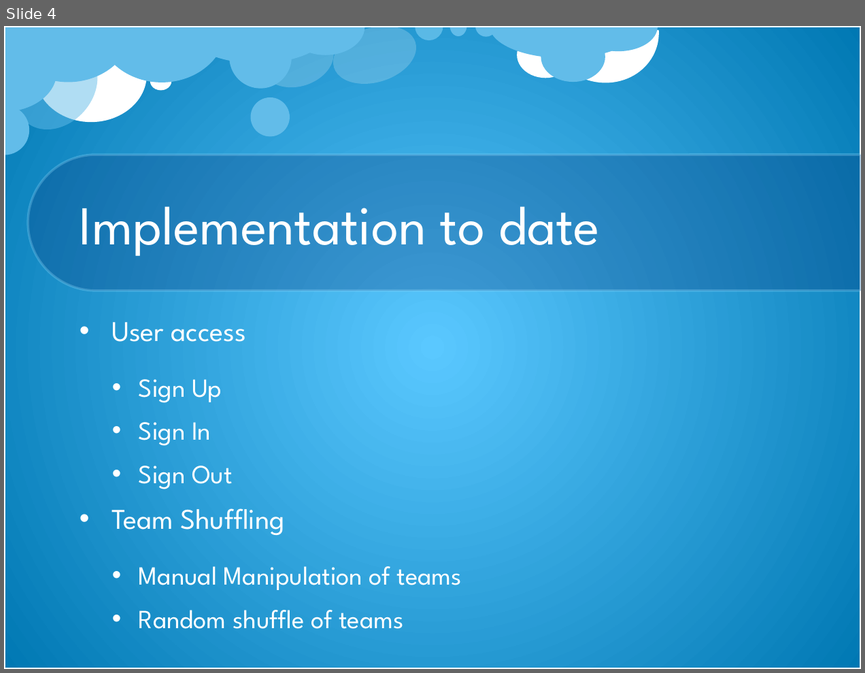
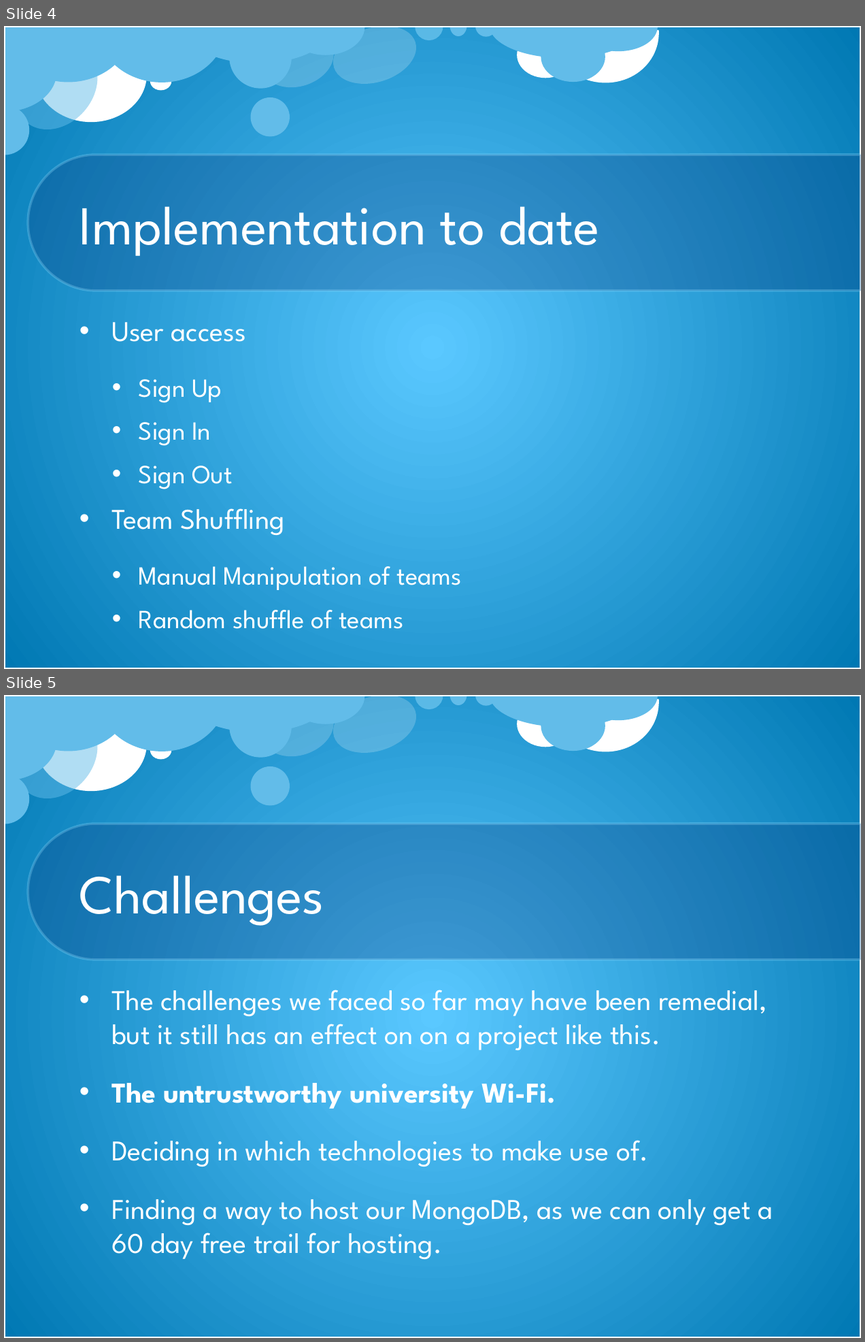
Before and after one commit to DianMarx/STORM, a slide deck: Documentation/Presentations/STORM Demo1.pptx. Shown one above the other, each under a label of ours: slide 4 before the commit, slides 4 and 5 after it. The pictures are 865x673 and 865x1342 pixels, drawn with LibreOffice and Linux fonts; fonts in the diff are those of the drawing; background and template pictures are left out. Boxes give left, top, right and bottom in pixels: in the first picture for what was removed or moved away, otherwise in the second. Text is boxed around its words. In the diff, an @@ line names an element or a change of style, - is before the commit and + after.

```diff
--- a/Documentation/Presentations/STORM Demo1.pptx
+++ b/Documentation/Presentations/STORM Demo1.pptx
@@ slide 5 added at box(4, 695, 861, 1338), background picture (left out); not listed: 23 template elements that a slide beside it also shows @@
@@ title added at box(79, 875, 324, 926), 46 pt, text #FFFFFF @@
+Challenges
@@ text added at box(111, 989, 773, 1259), 24 pt, text #FFFFFF @@
+• The challenges we faced so far may have been remedial, but it still has an effect on on a project like this.
+• The untrustworthy university Wi-Fi.
+• Deciding in which technologies to make use of.
+• Finding a way to host our MongoDB, as we can only get a 60 day free trail for hosting.
```
Also in this commit, not shown: 1 slide changed, 3 other slides added.
